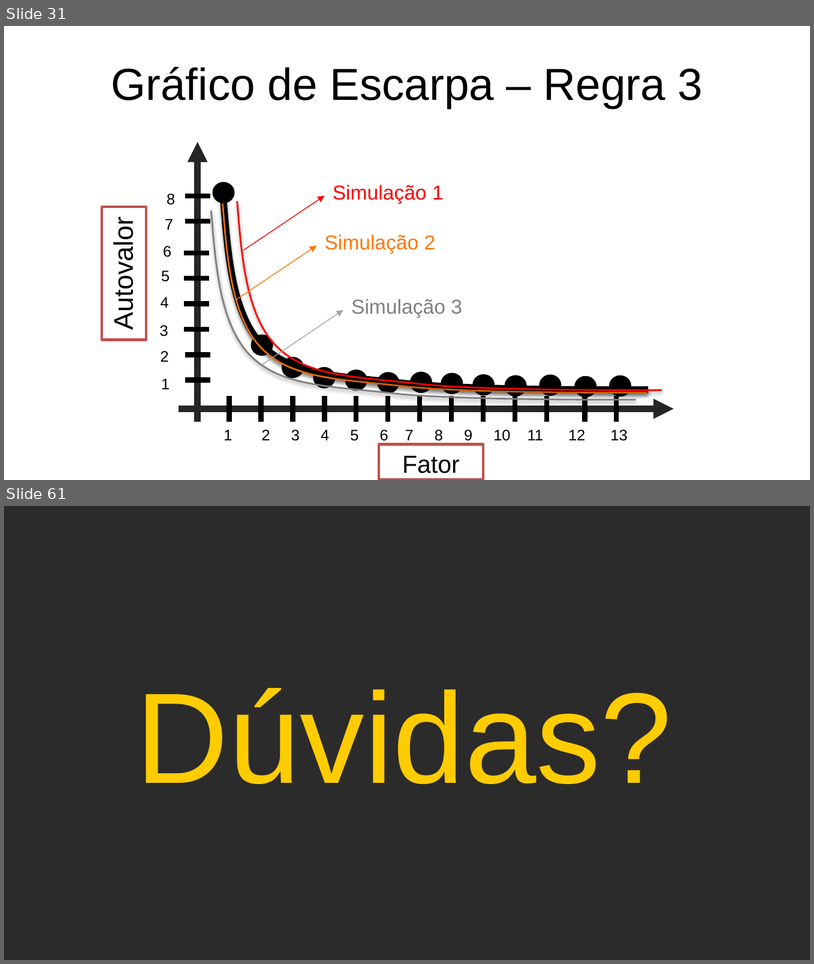
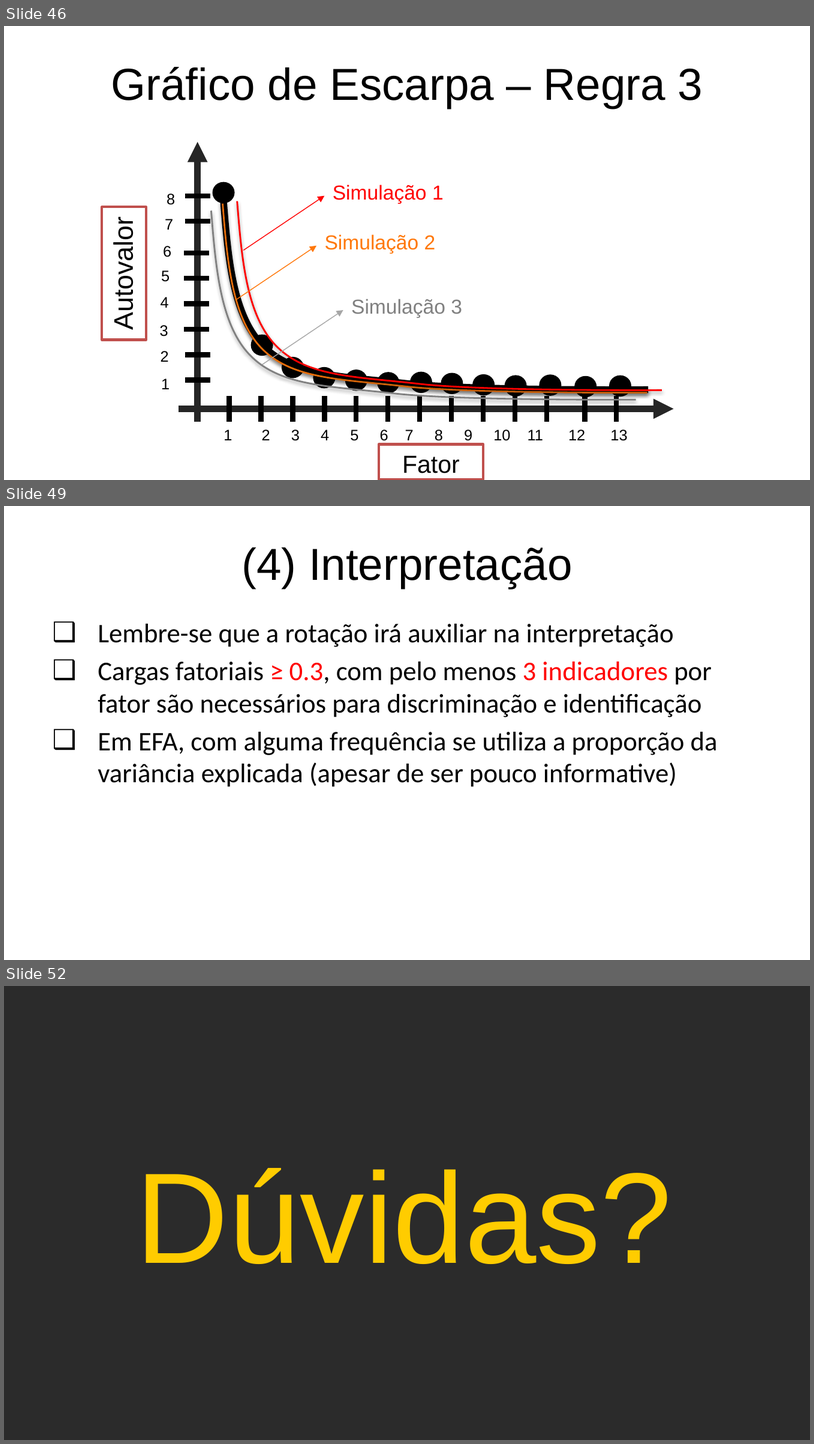
Before and after one commit to anovabr/psicometria_aplicada, a slide deck: slides/Aula 3 - A proposta da EFA.pptx. Shown one above the other, each under a label of ours: slides 31 and 61 before the commit, slides 46, 49 and 52 after it; the slides between them are not shown. The pictures are 814x964 and 814x1444 pixels, drawn with LibreOffice and Linux fonts; fonts in the diff are those of the drawing; background and template pictures are left out; a plain dark background stands for a picture behind light text. Boxes give left, top, right and bottom in pixels: in the first picture for what was removed or moved away, otherwise in the second. Text is boxed around its words. In the diff, an @@ line names an element or a change of style, - is before the commit and + after.

```diff
--- a/slides/Aula 3 - A proposta da EFA.pptx
+++ b/slides/Aula 3 - A proposta da EFA.pptx
@@ slide 49 added at <box>4,506,810,960</box>, background picture (left out) @@
@@ title added at <box>242,547,573,588</box>, 40 pt, text #000000 @@
+(4) Interpretação
@@ text added at <box>98,624,718,787</box>, 24 pt, text #000000 @@
+❑ Lembre-se que a rotação irá auxiliar na interpretação
+❑ Cargas fatoriais ≥ 0.3, com pelo menos 3 indicadores por fator são necessários para discriminação e identificação
+❑ Em EFA, com alguma frequência se utiliza a proporção da variância explicada (apesar de ser pouco informative)
@@ what was slide 31 is now slide 46 @@
@@ what was slide 61 is now slide 52 @@
```
Also in this commit, not shown: 18 slides changed, 15 other slides added, 25 slides removed, 3 other files.
